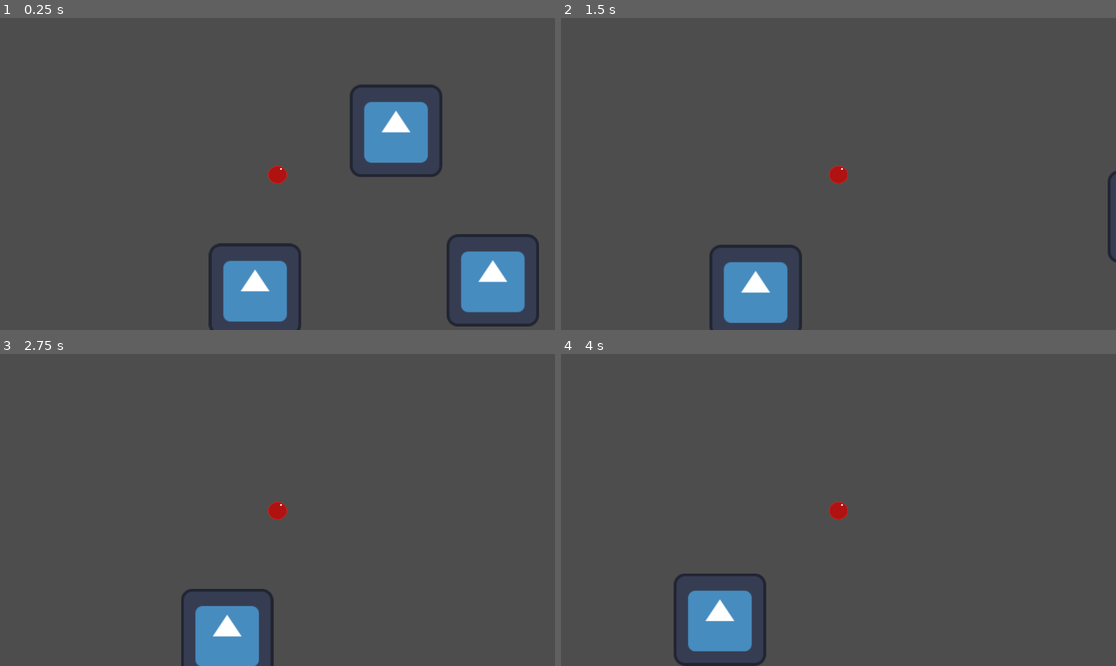
Above: before the commit, frames 1-4 (two rows, left to right).
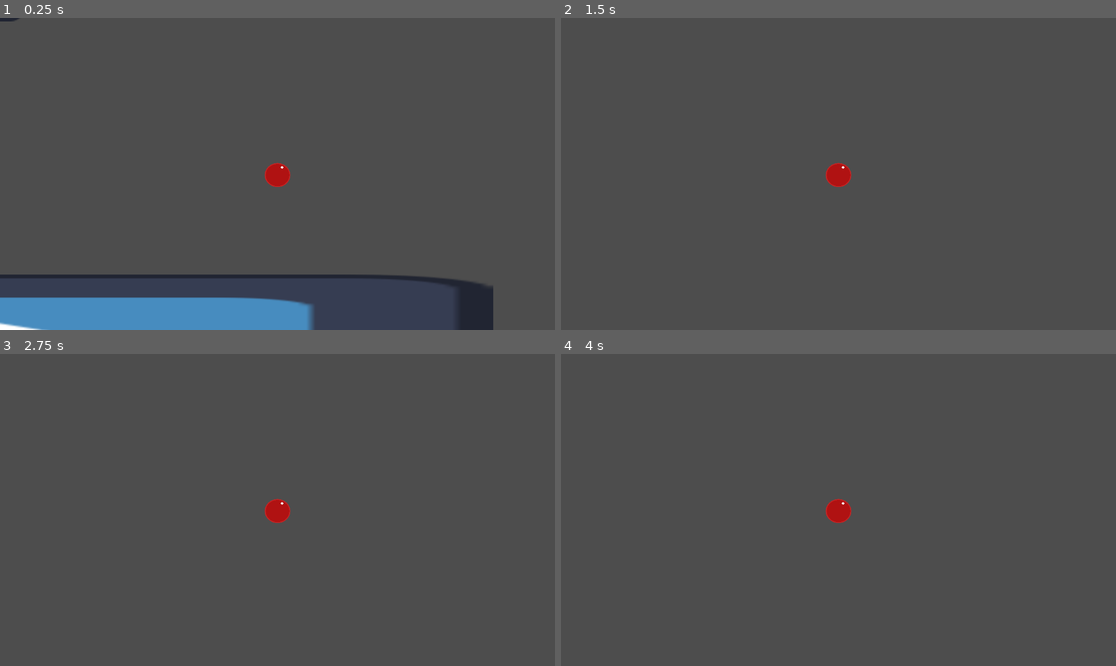
Above: after the commit, the same moments.

Repository: qwerrrtyuioopppp/idk
Game: Godot game, scene res://node_2d.tscn
Two runs of this game, one before a commit and one after it. Both use one fixed random seed, a clock stepped at 60 frames per second and the inputs below. The engine's default icon, where the game draws it, is replaced by a stand-in: a white triangle on a blue panel in a dark square.
Inputs (mouse positions are in pixels of both pictures, inside the frame that each line leads up to):
- Up to frame 1 (0.25 s): no input
- Up to frame 2 (1.5 s): tap Enter (ui_accept) at 0.5, 0.77 s; move the mouse to (960, 158) at 0.52 s; hold D (Right) from 0.53 s (still down); right-click (960, 158) at 0.6 s; tap S (Pound, bound only after the commit) at 0.8, 1.35 s; move the mouse to (727, 189) at 1.27 s
- Up to frame 3 (2.75 s): tap Enter (ui_accept) at 1.52 s; right-click (166, 525) at 1.55 s; move the mouse to (333, 441) at 2.02 s; release D (Right) at 2.03 s; hold A (Left) from 2.03 s (still down); right-click (333, 441) at 2.1 s; tap S (Pound, bound only after the commit) at 2.3 s
- Up to frame 4 (4 s): move the mouse to (810, 572) at 2.77 s; release A (Left) at 2.78 s; hold D (Right) from 2.78 s (still down); tap S (Pound, bound only after the commit) at 2.85, 3.8 s; tap Enter (ui_accept) at 3.02, 3.77 s; right-click (810, 572) at 3.05 s; move the mouse to (1005, 556) at 3.52 s; right-click (1005, 556) at 3.6 s

The runs differ from the first frame. In frame 1, 14% of the frame differs, in the area x 0-98%, y 0-100%; in frame 2, 3.1%; in frame 3, 2.8%; in frame 4, 3.0%.

Commit message:
Add files via upload
most up to date copy

Diff:
--- /dev/null
+++ b/IDEK Anymore/Button.gd
@@ -0,0 +1,11 @@
+extends Button
+
+
+# Called when the node enters the scene tree for the first time.
+func _ready():
+	pass # Replace with function body.
+
+
+# Called every frame. 'delta' is the elapsed time since the previous frame.
+func _process(delta):
+	pass
--- a/IDEK Anymore/CharacterBody2D.gd
+++ b/IDEK Anymore/CharacterBody2D.gd
@@ -1,5 +1,4 @@
 extends CharacterBody2D
-
 
 const SPEED = 300.0
 const JUMP_VELOCITY = -600.0
@@ -7,10 +6,11 @@
 var dashing = false
 var jump_count = 0
 var max_jumps = 3
+var boosted = 1500.0
+var boosting = false
 
 # Get the gravity from the project settings to be synced with RigidBody nodes.
 var gravity = ProjectSettings.get_setting("physics/2d/default_gravity")
-
 
 func _physics_process(delta):
 	# Add the gravity.
@@ -46,6 +46,8 @@
 
 	move_and_slide()
 
+	if Input.is_action_just_pressed("Pound"):
+		velocity.y = 1600
 
 func _on_dash_timer_timeout():
 	dashing = false
--- /dev/null
+++ b/IDEK Anymore/Player.tscn
@@ -0,0 +1,30 @@
+[gd_scene load_steps=4 format=3 uid="uid://dhmxe5bmijlus"]
+
+[ext_resource type="Script" path="res://CharacterBody2D.gd" id="1_6lfkf"]
+[ext_resource type="Texture2D" uid="uid://docexb44y5j7f" path="res://Ball.png" id="2_noswg"]
+
+[sub_resource type="CircleShape2D" id="CircleShape2D_o8xpe"]
+radius = 13.0
+
+[node name="Player" type="Node2D"]
+
+[node name="CharacterBody2D" type="CharacterBody2D" parent="."]
+script = ExtResource("1_6lfkf")
+
+[node name="Sprite2D" type="Sprite2D" parent="CharacterBody2D"]
+position = Vector2(112, 290.375)
+scale = Vector2(0.068, 0.06525)
+texture = ExtResource("2_noswg")
+
+[node name="CollisionShape2D" type="CollisionShape2D" parent="CharacterBody2D"]
+position = Vector2(112, 283)
+shape = SubResource("CircleShape2D_o8xpe")
+
+[node name="Dash_Timer" type="Timer" parent="CharacterBody2D"]
+wait_time = 0.35
+
+[node name="Camera2D" type="Camera2D" parent="CharacterBody2D"]
+position = Vector2(112, 283)
+zoom = Vector2(2, 2)
+
+[connection signal="timeout" from="CharacterBody2D/Dash_Timer" to="CharacterBody2D" method="_on_dash_timer_timeout"]
--- /dev/null
+++ b/IDEK Anymore/node_2d.gd
@@ -0,0 +1,7 @@
+extends Node2D
+
+
+
+
+func _on_next_lvl_pressed():
+	get_tree().change_scene_to_file("res://world_2.tscn")
--- a/IDEK Anymore/node_2d.tscn
+++ b/IDEK Anymore/node_2d.tscn
@@ -1,8 +1,8 @@
-[gd_scene load_steps=8 format=3 uid="uid://dwk63fnic1bs6"]
+[gd_scene load_steps=7 format=3 uid="uid://dwk63fnic1bs6"]
 
 [ext_resource type="Texture2D" uid="uid://b5qthij7jil65" path="res://icon.svg" id="1_2sap4"]
-[ext_resource type="Script" path="res://CharacterBody2D.gd" id="2_fgthh"]
-[ext_resource type="Texture2D" uid="uid://docexb44y5j7f" path="res://Ball.png" id="3_beqjw"]
+[ext_resource type="Script" path="res://node_2d.gd" id="1_x8lnr"]
+[ext_resource type="PackedScene" uid="uid://dhmxe5bmijlus" path="res://Player.tscn" id="3_5vcd3"]
 
 [sub_resource type="RectangleShape2D" id="RectangleShape2D_yg36b"]
 size = Vector2(116, 122)
@@ -13,13 +13,11 @@
 [sub_resource type="RectangleShape2D" id="RectangleShape2D_lcasm"]
 size = Vector2(120, 117)
 
-[sub_resource type="CircleShape2D" id="CircleShape2D_fsf0x"]
-radius = 13.0
-
 [node name="Main" type="Node2D"]
+script = ExtResource("1_x8lnr")
 
 [node name="StaticBody2D" type="StaticBody2D" parent="."]
-position = Vector2(276, 256)
+position = Vector2(278, 422)
 
 [node name="Sprite2D" type="Sprite2D" parent="StaticBody2D"]
 texture = ExtResource("1_2sap4")
@@ -28,7 +26,7 @@
 shape = SubResource("RectangleShape2D_yg36b")
 
 [node name="StaticBody2D2" type="StaticBody2D" parent="."]
-position = Vector2(410, 463)
+position = Vector2(464, 373)
 
 [node name="Sprite2D" type="Sprite2D" parent="StaticBody2D2"]
 texture = ExtResource("1_2sap4")
@@ -46,7 +44,7 @@
 shape = SubResource("RectangleShape2D_yg36b")
 
 [node name="StaticBody2D4" type="StaticBody2D" parent="."]
-position = Vector2(977, 408)
+position = Vector2(849, 256)
 
 [node name="Sprite2D" type="Sprite2D" parent="StaticBody2D4"]
 texture = ExtResource("1_2sap4")
@@ -55,7 +53,7 @@
 shape = SubResource("RectangleShape2D_yg36b")
 
 [node name="StaticBody2D5" type="StaticBody2D" parent="."]
-position = Vector2(707, 453)
+position = Vector2(637, 287)
 
 [node name="Sprite2D" type="Sprite2D" parent="StaticBody2D5"]
 texture = ExtResource("1_2sap4")
@@ -78,30 +76,22 @@
 [node name="StaticBody2D7" type="StaticBody2D" parent="."]
 
 [node name="Sprite2D" type="Sprite2D" parent="StaticBody2D7"]
-position = Vector2(827, 153)
+position = Vector2(1037, 155)
 texture = ExtResource("1_2sap4")
 
 [node name="CollisionShape2D" type="CollisionShape2D" parent="StaticBody2D7"]
-position = Vector2(828, 152.5)
+position = Vector2(1038, 154.5)
 shape = SubResource("RectangleShape2D_lcasm")
 
-[node name="CharacterBody2D" type="CharacterBody2D" parent="."]
-script = ExtResource("2_fgthh")
+[node name="Next LVL" type="Button" parent="."]
+offset_left = 1001.0
+offset_top = 47.0
+offset_right = 1078.0
+offset_bottom = 78.0
+text = "Next LVL"
 
-[node name="Sprite2D" type="Sprite2D" parent="CharacterBody2D"]
-position = Vector2(112, 290.375)
-scale = Vector2(0.068, 0.06525)
-texture = ExtResource("3_beqjw")
+[node name="Player" parent="." instance=ExtResource("3_5vcd3")]
+position = Vector2(850, 194)
 
-[node name="CollisionShape2D" type="CollisionShape2D" parent="CharacterBody2D"]
-position = Vector2(112, 283)
-shape = SubResource("CircleShape2D_fsf0x")
-
-[node name="Dash_Timer" type="Timer" parent="CharacterBody2D"]
-wait_time = 0.35
-
-[node name="Camera2D" type="Camera2D" parent="CharacterBody2D"]
-position = Vector2(112, 283)
-zoom = Vector2(1.5, 1.5)
-
-[connection signal="timeout" from="CharacterBody2D/Dash_Timer" to="CharacterBody2D" method="_on_dash_timer_timeout"]
+[connection signal="pressed" from="Next LVL" to="." method="_on_button_pressed"]
+[connection signal="pressed" from="Next LVL" to="." method="_on_next_lvl_pressed"]
--- a/IDEK Anymore/project.godot
+++ b/IDEK Anymore/project.godot
@@ -32,6 +32,11 @@
 "events": [Object(InputEventMouseButton,"resource_local_to_scene":false,"resource_name":"","device":-1,"window_id":0,"a …(253 unchanged characters)…
 ]
 }
+Pound={
+"deadzone": 0.5,
+"events": [Object(InputEventKey,"resource_local_to_scene":false,"resource_name":"","device":-1,"window_id":0,"alt_pressed":false,"shift_pressed":false,"ctrl_pressed":false,"meta_pressed":false,"pressed":false,"keycode":0,"physical_keycode":83,"key_label":0,"unicode":115,"echo":false,"script":null)
+]
+}
 
 [rendering]
 
--- /dev/null
+++ b/IDEK Anymore/world_2.gd
@@ -0,0 +1,4 @@
+extends Node2D
+
+func _on_button_pressed():
+	get_tree().change_scene_to_file("res://node_2d.tscn")
--- /dev/null
+++ b/IDEK Anymore/world_2.tscn
@@ -0,0 +1,113 @@
+[gd_scene load_steps=10 format=3 uid="uid://3asn66oynapw"]
+
+[ext_resource type="Texture2D" uid="uid://b5qthij7jil65" path="res://icon.svg" id="1_65kgd"]
+[ext_resource type="Script" path="res://world_2.gd" id="1_e77pk"]
+[ext_resource type="PackedScene" uid="uid://dhmxe5bmijlus" path="res://Player.tscn" id="1_mlt0r"]
+[ext_resource type="Texture2D" uid="uid://fc2dwrc7d6sv" path="res://arrow.png" id="4_hligq"]
+
+[sub_resource type="RectangleShape2D" id="RectangleShape2D_dobhl"]
+size = Vector2(355, 120)
+
+[sub_resource type="RectangleShape2D" id="RectangleShape2D_t644x"]
+size = Vector2(71.25, 351)
+
+[sub_resource type="RectangleShape2D" id="RectangleShape2D_hdlec"]
+size = Vector2(54, 359)
+
+[sub_resource type="RectangleShape2D" id="RectangleShape2D_55wt1"]
+size = Vector2(133, 35)
+
+[sub_resource type="RectangleShape2D" id="RectangleShape2D_vp7v0"]
+size = Vector2(178, 28)
+
+[node name="World_2" type="Node2D"]
+script = ExtResource("1_e77pk")
+
+[node name="Player" parent="." instance=ExtResource("1_mlt0r")]
+position = Vector2(-12, -189)
+
+[node name="Button" type="Button" parent="."]
+offset_left = 984.0
+offset_top = 49.0
+offset_right = 1094.0
+offset_bottom = 80.0
+text = "Back to LVL 1"
+
+[node name="StaticBody2D" type="StaticBody2D" parent="."]
+
+[node name="Sprite2D" type="Sprite2D" parent="StaticBody2D"]
+position = Vector2(170.5, 225)
+scale = Vector2(2.75781, 1)
+texture = ExtResource("1_65kgd")
+
+[node name="CollisionShape2D" type="CollisionShape2D" parent="StaticBody2D"]
+position = Vector2(168.25, 225)
+shape = SubResource("RectangleShape2D_dobhl")
+
+[node name="StaticBody2D2" type="StaticBody2D" parent="."]
+
+[node name="Sprite2D" type="Sprite2D" parent="StaticBody2D2"]
+position = Vector2(322.5, 555)
+scale = Vector2(2.82031, 1)
+texture = ExtResource("1_65kgd")
+
+[node name="CollisionShape2D" type="CollisionShape2D" parent="StaticBody2D2"]
+position = Vector2(322.5, 555)
+shape = SubResource("RectangleShape2D_dobhl")
+
+[node name="StaticBody2D3" type="StaticBody2D" parent="."]
+
+[node name="Sprite2D" type="Sprite2D" parent="StaticBody2D3"]
+position = Vector2(924.125, 208)
+scale = Vector2(0.533204, 2.76563)
+texture = ExtResource("1_65kgd")
+
+[node name="CollisionShape2D" type="CollisionShape2D" parent="StaticBody2D3"]
+position = Vector2(924.375, 206.5)
+shape = SubResource("RectangleShape2D_t644x")
+
+[node name="StaticBody2D5" type="StaticBody2D" parent="."]
+
+[node name="Sprite2D" type="Sprite2D" parent="StaticBody2D5"]
+position = Vector2(1138, 211)
+scale = Vector2(0.421875, 2.80469)
+texture = ExtResource("1_65kgd")
+
+[node name="CollisionShape2D" type="CollisionShape2D" parent="StaticBody2D5"]
+position = Vector2(1139, 210.5)
+shape = SubResource("RectangleShape2D_hdlec")
+
+[node name="StaticBody2D4" type="StaticBody2D" parent="."]
+
+[node name="Sprite2D" type="Sprite2D" parent="StaticBody2D4"]
+position = Vector2(1080, 120)
+scale = Vector2(1.03906, 0.273438)
+texture = ExtResource("1_65kgd")
+
+[node name="CollisionShape2D" type="CollisionShape2D" parent="StaticBody2D4"]
+position = Vector2(1080.5, 119.5)
+shape = SubResource("RectangleShape2D_55wt1")
+
+[node name="StaticBody2D6" type="StaticBody2D" parent="."]
+
+[node name="Sprite2D" type="Sprite2D" parent="StaticBody2D6"]
+position = Vector2(1036, 22)
+scale = Vector2(1.40625, 0.21875)
+texture = ExtResource("1_65kgd")
+
+[node name="CollisionShape2D" type="CollisionShape2D" parent="StaticBody2D6"]
+position = Vector2(1036, 22)
+shape = SubResource("RectangleShape2D_vp7v0")
+
+[node name="Sprite2D2" type="Sprite2D" parent="."]
+position = Vector2(671, 464)
+scale = Vector2(0.336431, 0.351351)
+texture = ExtResource("4_hligq")
+
+[node name="Sprite2D" type="Sprite2D" parent="."]
+position = Vector2(1041, 436)
+rotation = -1.5708
+scale = Vector2(0.336431, 0.351351)
+texture = ExtResource("4_hligq")
+
+[connection signal="pressed" from="Button" to="." method="_on_button_pressed"]
--- /dev/null
+++ b/IDEK Anymore/world_3.tscn
@@ -0,0 +1,3 @@
+[gd_scene format=3 uid="uid://bewclkoe866qm"]
+
+[node name="world 3" type="Node2D"]
Binary file added: IDEK Anymore/arrow.png
Not shown, added: IDEK Anymore/arrow.png.import
